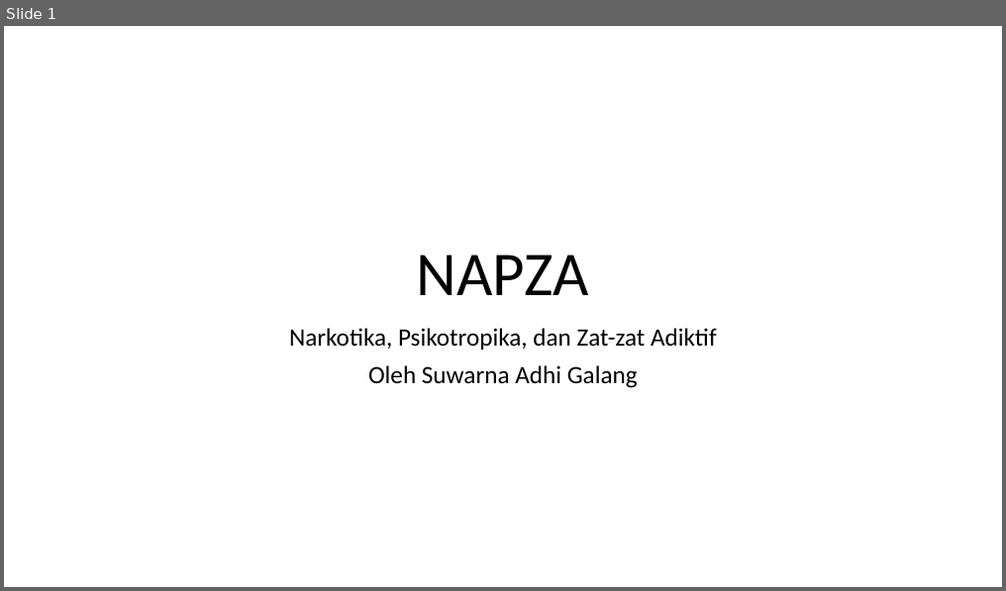
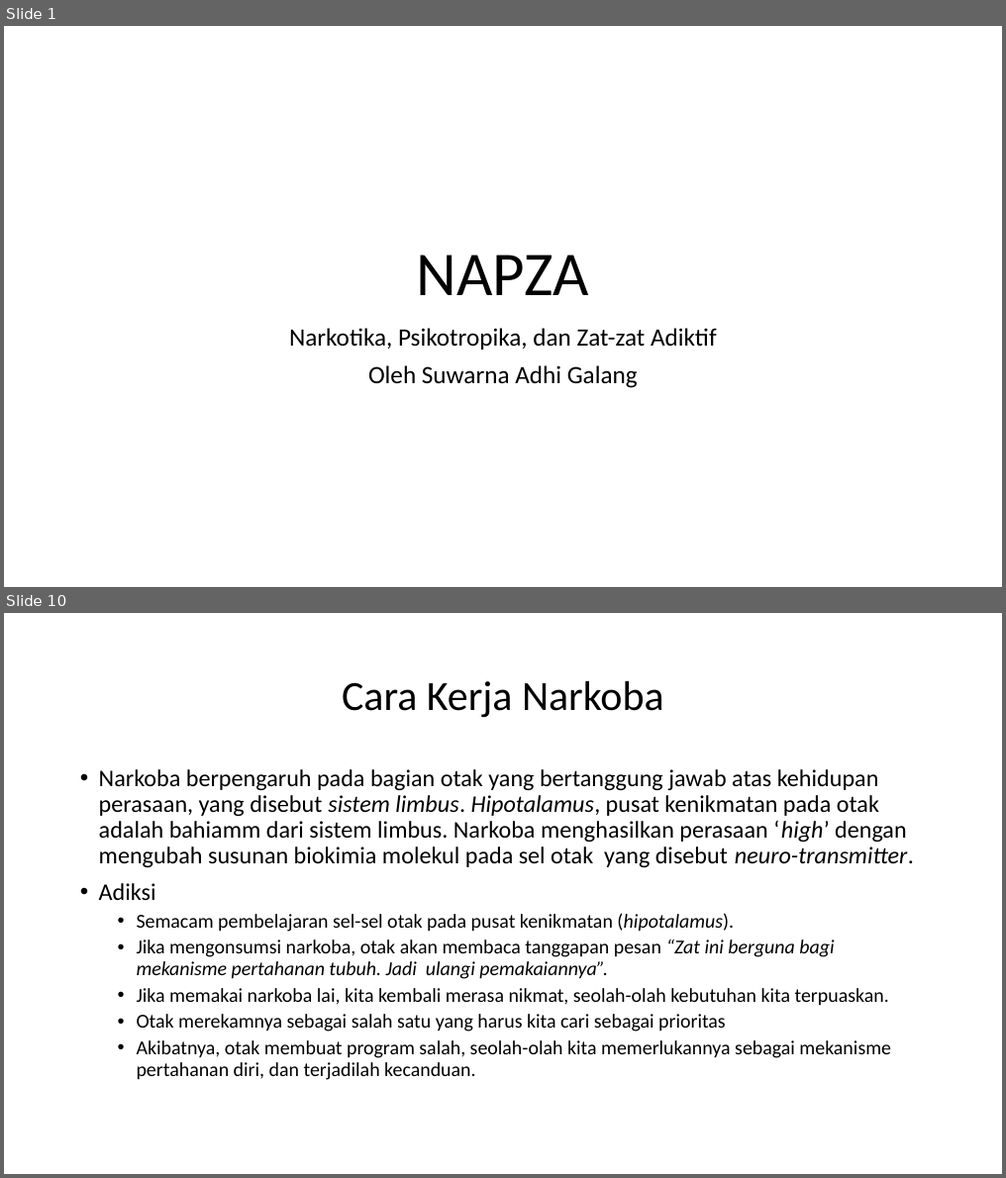
Before and after one commit to Galang23/galang23.github.io, a slide deck: tugas-sekolah/olahraga/NAPZA.pptx. Shown one above the other, each under a label of ours: slide 1 before the commit, slides 1 and 10 after it; the slides between them are not shown. The pictures are 1006x591 and 1006x1178 pixels, drawn with LibreOffice and Linux fonts; fonts in the diff are those of the drawing. Boxes give left, top, right and bottom in pixels: in the first picture for what was removed or moved away, otherwise in the second. Text is boxed around its words. In the diff, an @@ line names an element or a change of style, - is before the commit and + after.

```diff
--- a/tugas-sekolah/olahraga/NAPZA.pptx
+++ b/tugas-sekolah/olahraga/NAPZA.pptx
@@ slide 10 added at [4, 613, 1002, 1174], background #FFFFFF @@
@@ title added at [342, 681, 664, 718], 40 pt, text #000000 @@
+Cara Kerja Narkoba
@@ text added at [99, 769, 914, 1080], 19 pt, text #000000 @@
+• Narkoba berpengaruh pada bagian otak yang bertanggung jawab atas kehidupan perasaan, yang disebut sistem limbus. Hipotalamus, pusat kenikmatan pada otak adalah bahiamm dari sistem limbus. Narkoba menghasilkan perasaan ‘high’ dengan mengubah susunan biokimia molekul pada sel otak yang disebut neuro-transmitter.
+• Adiksi
+  • Semacam pembelajaran sel-sel otak pada pusat kenikmatan (hipotalamus).
+  • Jika mengonsumsi narkoba, otak akan membaca tanggapan pesan “Zat ini berguna bagi mekanisme pertahanan tubuh. Jadi ulangi pemakaiannya”.
+  • Jika memakai narkoba lai, kita kembali merasa nikmat, seolah-olah kebutuhan kita terpuaskan.
+  • Otak merekamnya sebagai salah satu yang harus kita cari sebagai prioritas
+  • Akibatnya, otak membuat program salah, seolah-olah kita memerlukannya sebagai mekanisme pertahanan diri, dan terjadilah kecanduan.
```
Also in this commit, not shown: 4 slides changed, 11 other slides added, 2 other files.
